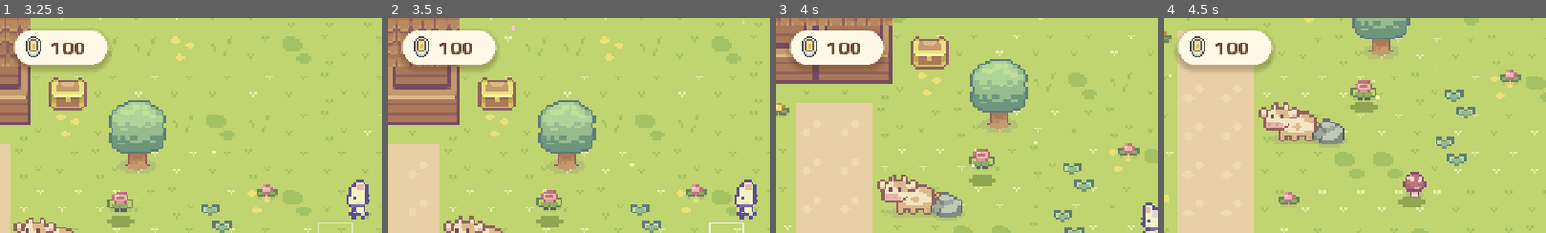
Above: before the commit, frames 1-4 (left to right).
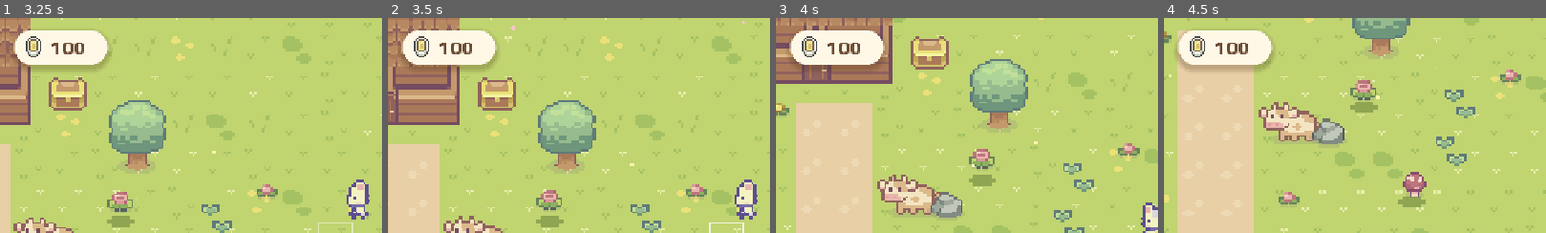
Above: after the commit, the same moments.

Repository: francosae/hotline-village
Game: Godot game, scene res://scenes/title.tscn
The game is run twice, just before and just after one commit, with the same random seed, the same clock (stepped at 60 frames per second) and the same inputs.
Inputs (mouse positions are % of the whole screen's width and height, from its top left):
- Up to frame 1 (3.25 s): tap Enter at 0.5, 2.85 s; move the mouse to (45, 70) at 0.52 s; hold W (move_up) 0.53-2.03 s; tap Q at 0.6 s; click (45, 70) at 0.67 s; tap Space at 0.77, 1.52, 3.02 s; move the mouse to (80, 65) at 1.27 s; tap F at 1.35 s; move the mouse to (20, 35) at 2.02 s; hold A (move_left) from 2.03 s (still down); tap E at 2.1 s; move the mouse to (55, 50) at 2.77 s; click (55, 50) at 2.92 s
- Up to frame 2 (3.5 s): keep holding A (move_left)
- Up to frame 3 (4 s): move the mouse to (35, 25) at 3.52 s; release A (move_left) at 3.53 s; hold S (move_down) from 3.53 s (still down); tap Keypad Enter at 3.6 s; tap Space at 3.77 s
- Up to frame 4 (4.5 s): move the mouse to (72, 45) at 4.27 s; release S (move_down) at 4.28 s; hold D (move_right) from 4.28 s (still down); tap Q at 4.35 s
The pictures show only the part of the screen within x 0-50%, y 0-50%; the shares and areas given below are measured in that part.

Frame 1 is identical in both runs. In frame 2, 0.3% of the frame differs, in the area x 0-3%, y 33-49%; in frame 3, 0.3%; in frame 4, nothing differs.

Commit message:
Pixel-art emotes from the pack (faces, heart, star, !, ?) with wiggle, icon-only fallback (no text overflow); house doors; softer peach Juniper tint
Co-Authored-By: Claude Opus 5.5 (1M context) <noreply@anthropic.com>

Diff:
--- a/scripts/art.gd
+++ b/scripts/art.gd
@@ -13,7 +13,7 @@
 	"clucky": {"path": S + "Characters/Free Chicken Sprites.png", "frame": Vector2i(16, 16),
 		"idle_row": 0, "idle_count": 4, "fps": 5.0, "scale": 1.5, "modulate": Color(1, 1, 1)},
 	"juniper": {"path": S + "Characters/Basic Charakter Spritesheet.png", "frame": Vector2i(48, 48),
-		"idle_row": 0, "idle_count": 2, "fps": 3.0, "scale": 1.0, "modulate": Color(0.75, 1.0, 0.8)},
+		"idle_row": 0, "idle_count": 2, "fps": 3.0, "scale": 1.0, "modulate": Color(1.0, 0.86, 0.84)},
 }
 
 const ITEMS := {
@@ -43,7 +43,18 @@
 const UI_SHEET := S + "ui/Sprite sheet for Basic Pack.png"
 const UI_ICONS := {
 	"coin": Rect2(627, 98, 9, 12), "star": Rect2(529, 97, 14, 13), "heart": Rect2(579, 98, 11, 12),
-}
+	"face_grin": Rect2(356, 148, 9, 9), "face_smile": Rect2(372, 148, 9, 9), "face_neutral": Rect2(388, 148, 9, 9),
+	"face_sad": Rect2(404, 148, 9, 9), "face_angry": Rect2(420, 148, 9, 9),
+	"bang": Rect2(614, 209, 4, 14), "question": Rect2(674, 195, 12, 12),
+}
+# emote kind -> [ui icon id, modulate]
+const EMOTE_ICONS := {
+	"happy": ["face_grin", Color.WHITE], "laugh": ["face_smile", Color.WHITE], "love": ["heart", Color.WHITE],
+	"surprised": ["bang", Color("#f08a3c")], "question": ["question", Color("#5b8bd9")], "angry": ["face_angry", Color.WHITE],
+	"sad": ["face_sad", Color.WHITE], "idea": ["star", Color.WHITE], "music": ["star", Color.WHITE],
+	"sleepy": ["face_neutral", Color.WHITE], "think": ["question", Color("#a08060")], "book": ["bang", Color("#2a9d8f")],
+}
+const DOOR := {"path": S + "Tilesets/Doors.png", "region": Rect2(0, 16, 16, 16)}
 const FONT_BOLD := "res://fonts/MPlusRounded1c-ExtraBold.ttf"
 const FONT_BODY := "res://fonts/MPlusRounded1c-Bold.ttf"
 
--- a/scripts/main.gd
+++ b/scripts/main.gd
@@ -169,6 +169,11 @@
 	r.centered = false
 	r.position = Vector2(-32, -72)
 	h.add_child(r)
+	var door := Sprite2D.new()
+	door.texture = Art.atlas(Art.DOOR["path"], Art.DOOR["region"])
+	door.centered = false
+	door.position = Vector2(-8, -16)
+	h.add_child(door)
 	_solid(base + Vector2(0, -14), Vector2(64, 28))
 
 func _build_houses() -> void:
@@ -502,6 +507,9 @@
 	_try_talk()
 	await get_tree().create_timer(3.2).timeout
 	await _shot("3_dialogue")
+	npcs["maple"].emote("love")
+	await get_tree().create_timer(0.5).timeout
+	await _shot("3a_emote")
 	await get_tree().create_timer(2.6).timeout
 	await _shot("3b_lookup")
 	await get_tree().create_timer(2.4).timeout
--- a/scripts/npc.gd
+++ b/scripts/npc.gd
@@ -139,28 +139,47 @@
 	b.position = Vector2(12, -_head_y() - 14)
 	var panel := Panel.new()
 	var sb := StyleBoxFlat.new()
-	sb.bg_color = Color.WHITE
+	sb.bg_color = UiKit.CREAM
 	sb.set_corner_radius_all(40)
+	sb.border_color = Color("#ead9b8")
+	sb.set_border_width_all(5)
 	sb.shadow_color = Color(0, 0, 0, 0.18)
 	sb.shadow_size = 6
 	sb.shadow_offset = Vector2(0, 4)
 	panel.add_theme_stylebox_override("panel", sb)
-	var l := Label.new()
-	l.text = e[0]
-	l.add_theme_font_override("font", Art.world_font())
-	l.add_theme_font_size_override("font_size", 52)
-	l.add_theme_color_override("font_color", e[1])
-	l.horizontal_alignment = HORIZONTAL_ALIGNMENT_CENTER
-	l.vertical_alignment = VERTICAL_ALIGNMENT_CENTER
-	var w := maxf(l.get_minimum_size().x + 40, 90)
-	panel.size = Vector2(w, 80)
-	panel.position = Vector2(-w * 0.5, -80)
-	l.size = panel.size
-	panel.add_child(l)
 	var holder := Node2D.new()
 	holder.scale = Vector2(0.2, 0.2)
 	holder.add_child(panel)
 	b.add_child(holder)
+	var ic: Array = Art.EMOTE_ICONS.get(kind, ["face_smile", Color.WHITE])
+	if not Art.UI_ICONS.has(ic[0]):
+		ic = ["star", Color.WHITE]
+	if true:  # always a single pixel icon; never text (text could overflow the bubble)
+		panel.size = Vector2(100, 90)
+		panel.position = Vector2(-50, -90)
+		var spr := Sprite2D.new()
+		spr.texture = Art.ui_icon(ic[0])
+		spr.modulate = ic[1]
+		spr.position = Vector2(0, -9)
+		b.add_child(spr)
+		var wt := spr.create_tween().set_loops()
+		wt.tween_property(spr, "rotation", 0.18, 0.18).set_trans(Tween.TRANS_SINE)
+		wt.tween_property(spr, "rotation", -0.18, 0.36).set_trans(Tween.TRANS_SINE)
+		wt.tween_property(spr, "rotation", 0.0, 0.18).set_trans(Tween.TRANS_SINE)
+		wt.tween_interval(0.3)
+	else:
+		var l := Label.new()
+		l.text = e[0]
+		l.add_theme_font_override("font", Art.world_font())
+		l.add_theme_font_size_override("font_size", 52)
+		l.add_theme_color_override("font_color", e[1])
+		l.horizontal_alignment = HORIZONTAL_ALIGNMENT_CENTER
+		l.vertical_alignment = VERTICAL_ALIGNMENT_CENTER
+		var w := maxf(l.get_minimum_size().x + 40, 90)
+		panel.size = Vector2(w, 80)
+		panel.position = Vector2(-w * 0.5, -80)
+		l.size = panel.size
+		panel.add_child(l)
 	add_child(b)
 	_bubble = b
 	b.scale = Vector2.ZERO
